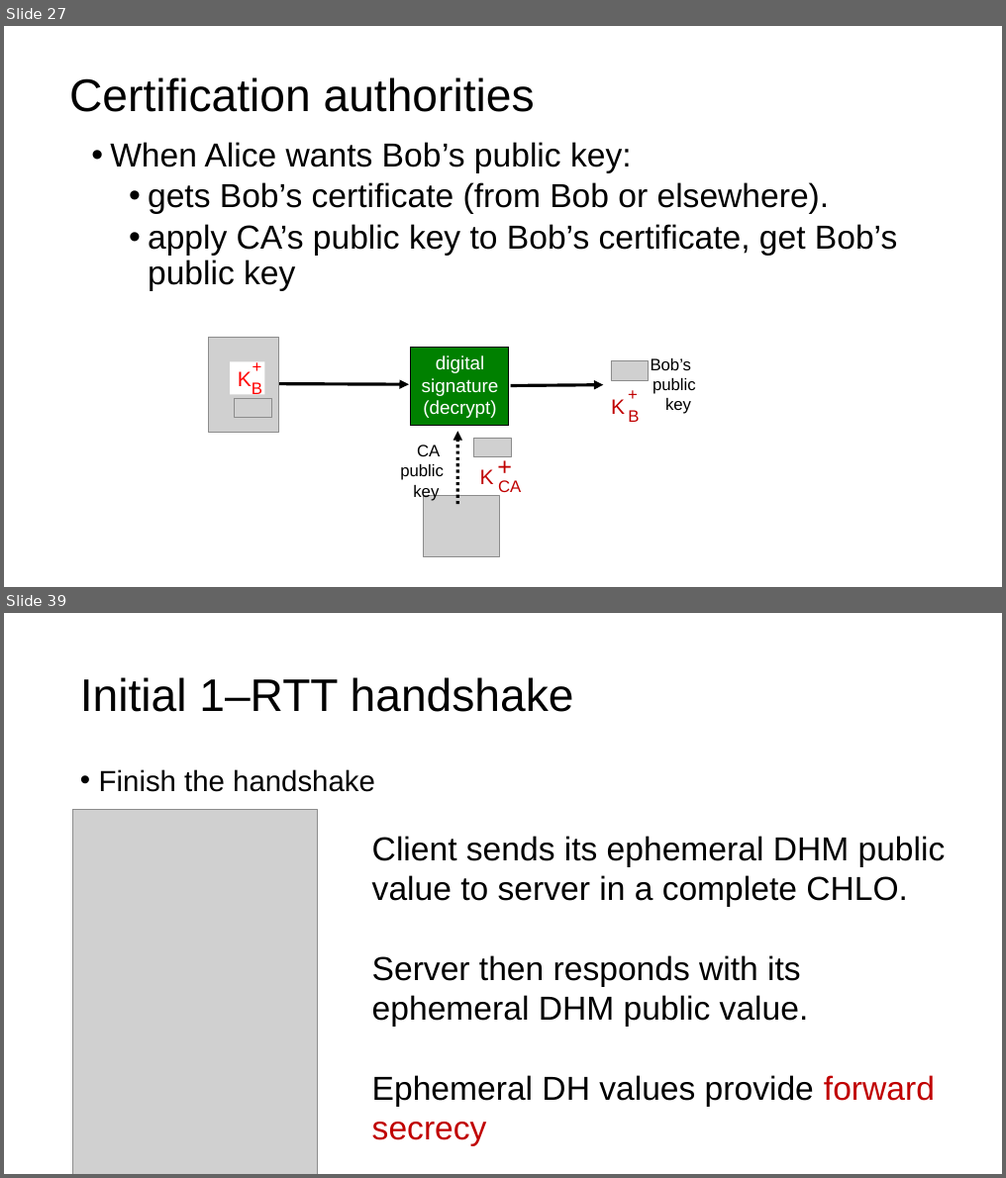
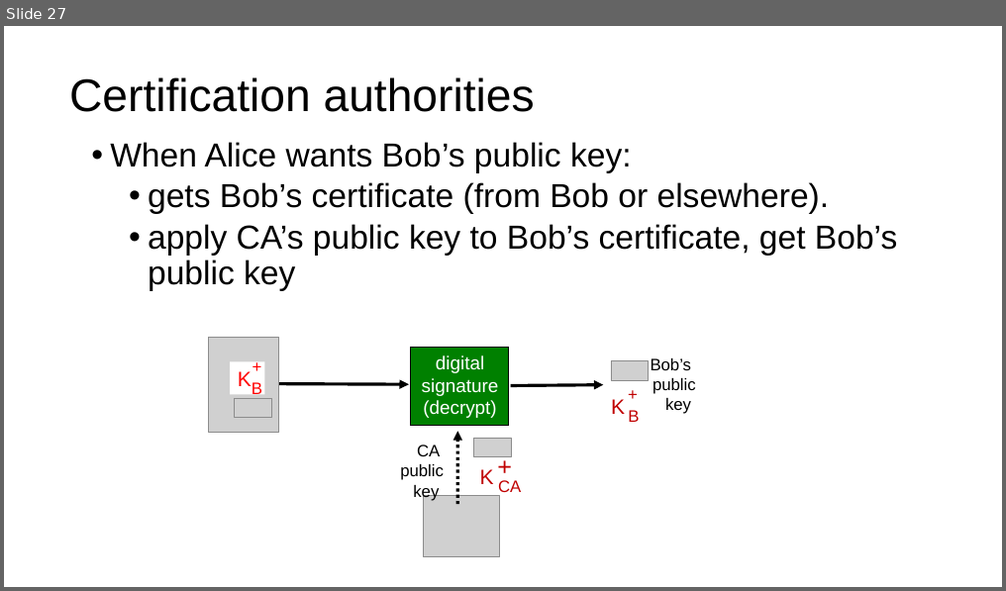
Before and after one commit to ngsrinivas/coursegen, a slide deck: ex/552-F19/lectures/12-transport-security.pptx. Shown one above the other, each under a label of ours: slides 27 and 39 before the commit, slide 27 after it; the slides between them are not shown. The pictures are 1006x1178 and 1006x591 pixels, drawn with LibreOffice and Linux fonts; fonts in the diff are those of the drawing; grey boxes stand for pictures. Boxes give left, top, right and bottom in pixels: in the first picture for what was removed or moved away, otherwise in the second. Text is boxed around its words. In the diff, an @@ line names an element or a change of style, - is before the commit and + after.

```diff
--- a/ex/552-F19/lectures/12-transport-security.pptx
+++ b/ex/552-F19/lectures/12-transport-security.pptx
@@ slide 39 removed at bbox=[4, 613, 1002, 1174], background #FFFFFF @@
@@ title removed at bbox=[80, 677, 574, 712] @@
-Initial 1–RTT handshake
@@ text removed at bbox=[99, 769, 375, 792] @@
-• Finish the handshake
@@ picture removed at bbox=[73, 809, 318, 1174] @@
@@ text removed at bbox=[372, 836, 945, 1147] @@
-Client sends its ephemeral DHM public value to server in a complete CHLO.
-Server then responds with its ephemeral DHM public value.
-Ephemeral DH values provide forward secrecy
```
Also in this commit, not shown: 1 slide changed, 12 other slides removed, 4 other files.
